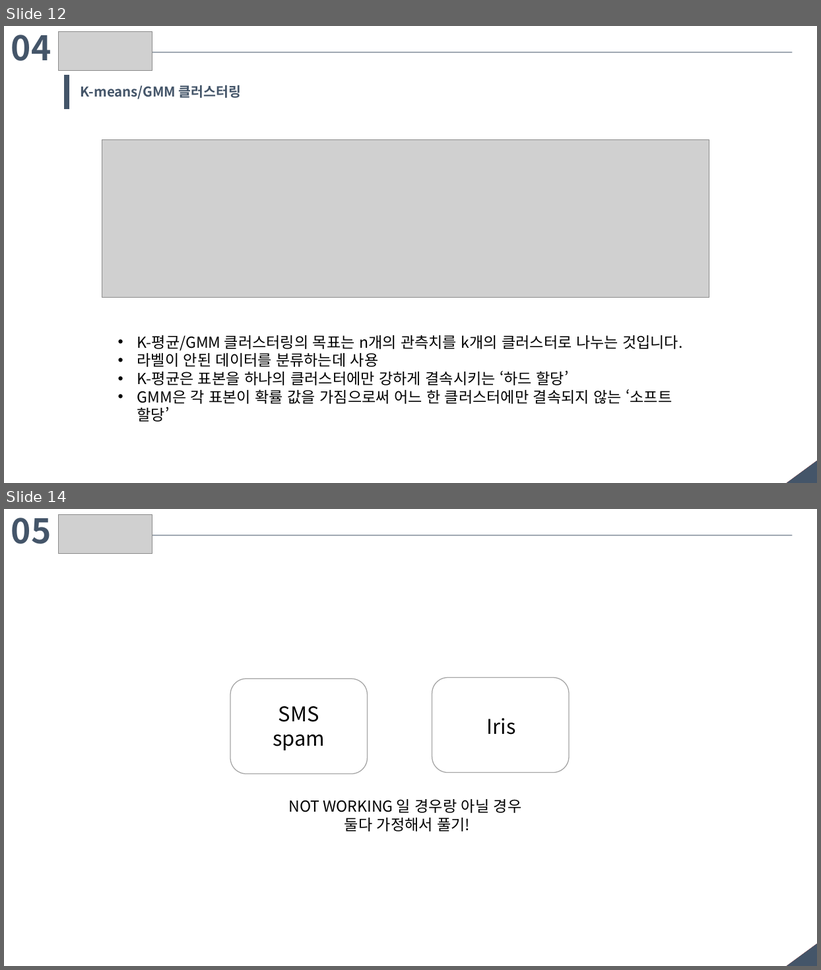
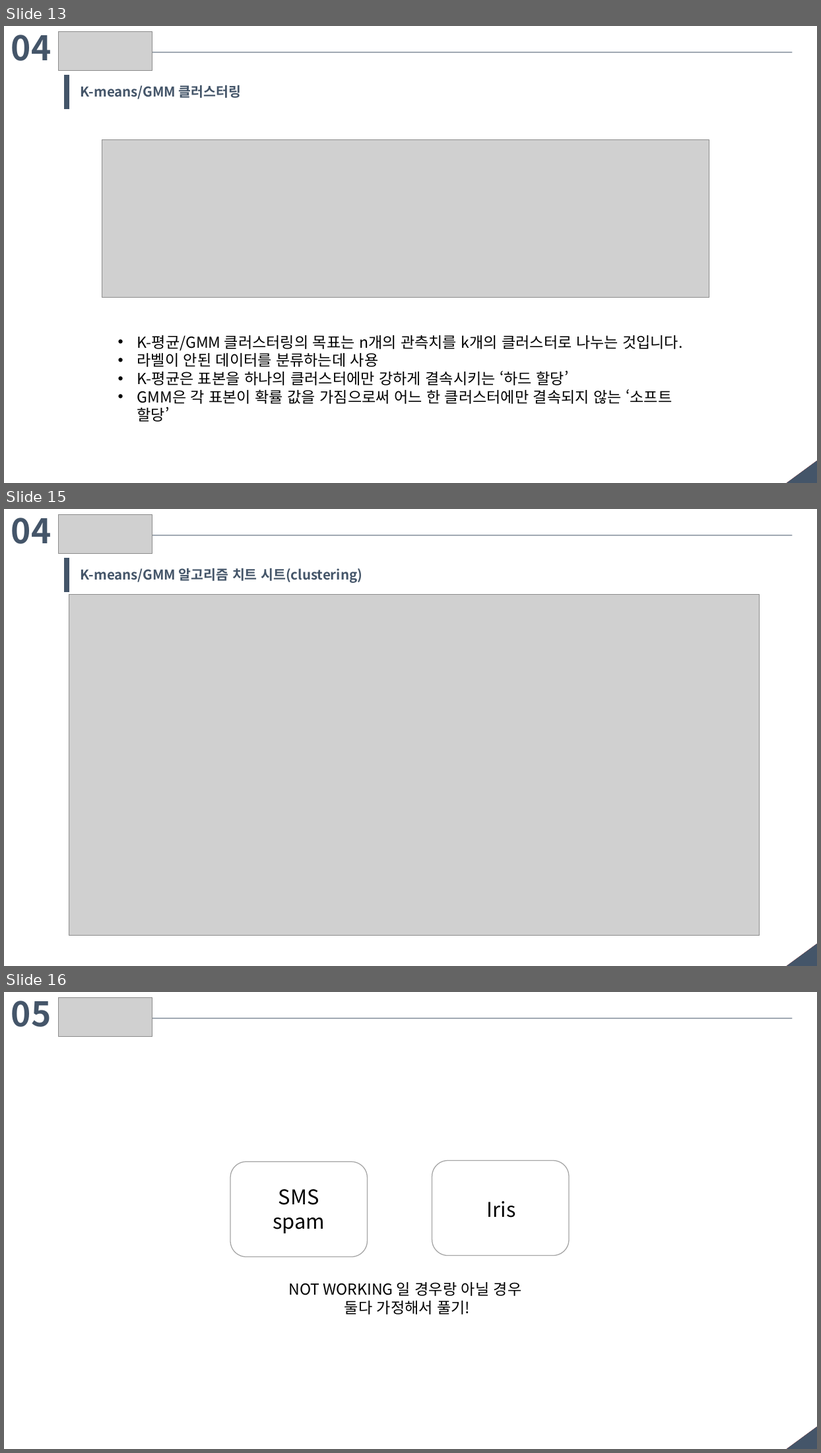
Before and after one commit to Nanjangpan/Machine_Learnig_algorithm_cheat_sheat, a slide deck: Machine_Learnig_algorithm_cheat_sheat.ppt. Shown one above the other, each under a label of ours: slides 12 and 14 before the commit, slides 13, 15 and 16 after it; the slides between them are not shown. The pictures are 821x970 and 821x1453 pixels, drawn with LibreOffice and Linux fonts; fonts in the diff are those of the drawing; grey boxes stand for pictures. Boxes give left, top, right and bottom in pixels: in the first picture for what was removed or moved away, otherwise in the second. Text is boxed around its words. In the diff, an @@ line names an element or a change of style, - is before the commit and + after.

```diff
--- a/Machine_Learnig_algorithm_cheat_sheat.ppt
+++ b/Machine_Learnig_algorithm_cheat_sheat.ppt
@@ slide 15 added at [4,509,817,966], background #FFFFFF; not listed: 2 template elements that a slide beside it also shows @@
@@ text added at [11,518,52,544], 40 pt, text #445569, bold @@
+04
@@ picture added at [58,514,151,553] @@
@@ line added from (151, 535) to (792, 535), #445569 0.74 pt @@
@@ rectangle added at [64,559,69,592], fill #445569, outline #445569 0.99 pt @@
@@ text added at [81,568,362,583], 16 pt, text #445569, bold @@
+K-means/GMM 알고리즘 치트 시트(clustering)
@@ picture added at [69,594,759,935] @@
@@ what was slide 12 is now slide 13 @@
@@ what was slide 14 is now slide 16 @@
```
Also in this commit, not shown: 3 slides changed, 1 other slide added, 5 other files.
